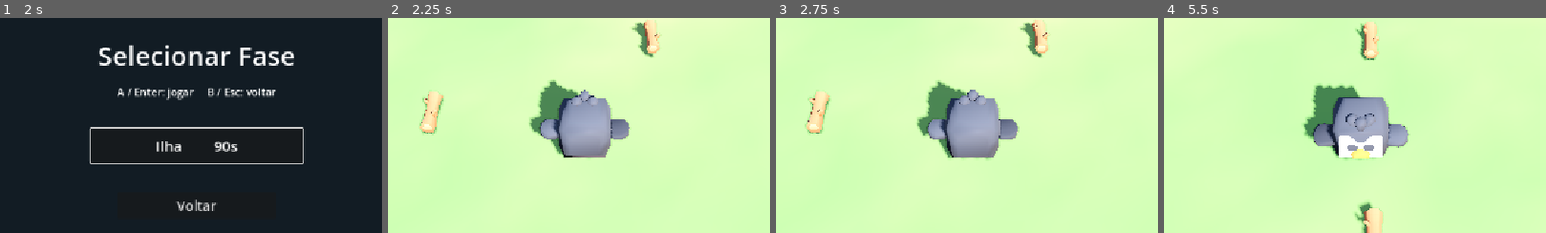
Above: before the commit, frames 1-4 (left to right).
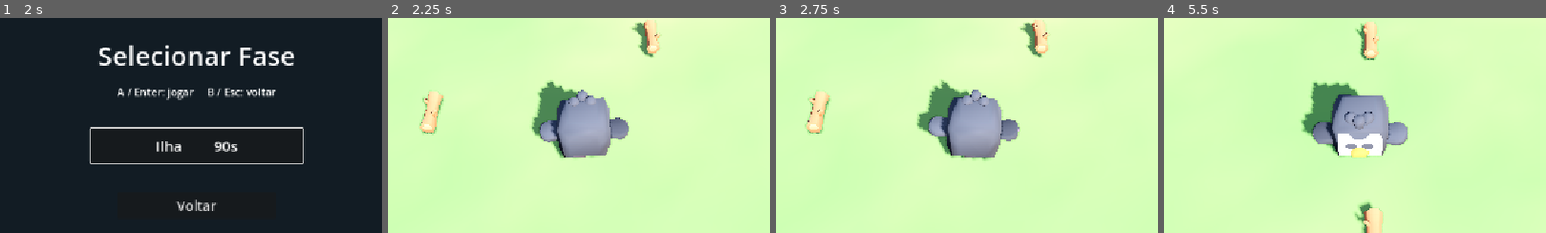
Above: after the commit, the same moments.

Repository: Hashiramaz/multiplayer-godot
Game: Godot game, scene res://scenes/menu/MainMenu.tscn
Two runs of this game, one before a commit and one after it. Both use one fixed random seed, a clock stepped at 60 frames per second and the inputs below.
Inputs (mouse positions are % of the whole screen's width and height, from its top left):
- Up to frame 1 (2 s): click "Jogar" at 0.5 s; tap Enter at 1.25 s; move the mouse to (45, 70) at 1.27 s; hold W from 1.28 s (still down); tap Q at 1.35 s; click (45, 70) at 1.42 s; tap Space at 1.52 s
- Up to frame 2 (2.25 s): release W at 2 s; click "Ilha 90s" at 2 s
- Up to frame 3 (2.75 s): no input
- Up to frame 4 (5.5 s): drag from (80, 65) to (45, 70) at 2.77 s; move the mouse to (20, 35) at 3.52 s; hold A 3.53-4.25 s; tap Delete at 3.6 s; drag from (55, 50) to (20, 35) at 4.27 s; move the mouse to (35, 25) at 5.02 s; hold S from 5.03 s (still down); tap Keypad Enter at 5.1 s; tap Space at 5.27 s
The pictures show only the part of the screen within x 24-74%, y 24-74%; the shares and areas given below are measured in that part.

Frame 1 is identical in both runs. In frame 2, 1.1% of the frame differs, in the area x 36-64%, y 28-66%; in frame 3, 1.2%; in frame 4, 1.8%, in the area x 35-64%, y 29-67%.

Commit message:
Anima o pinguim: idle/walk pela velocidade + eat no pickup
Usa as animacoes embutidas no FBX (animal-penguin) via o AnimationPlayer
importado, localizado por find_child. idle/walk em loop trocadas pela
velocidade planar; eat como one-shot disparada ao pegar o tronco, com
retorno a locomocao no animation_finished.

Co-Authored-By: Claude Opus 4.8 <noreply@anthropic.com>

Diff:
--- a/scripts/player/player.gd
+++ b/scripts/player/player.gd
@@ -11,10 +11,21 @@
 const GRAVITY: float = 20.0
 const DROP_HEIGHT: float = 0.25 ## Rest height of a dropped item on the floor.
 
+## Clipes de animação embutidos no FBX do pinguim (nomes vindos dos "takes" do FBX).
+const ANIM_IDLE := &"idle"
+const ANIM_WALK := &"walk"
+const ANIM_EAT := &"eat"
+## Velocidade planar (m/s) a partir da qual o pinguim troca idle -> walk.
+const WALK_ANIM_SPEED: float = 0.5
+## Crossfade entre clipes, em segundos.
+const ANIM_BLEND: float = 0.15
+
 var device: int = PlayerInput.DEVICE_NONE
 var player_color: Color = Color.WHITE
 var _input: PlayerInput
 var _carried: Node3D = null
+var _anim: AnimationPlayer = null
+var _playing_action: bool = false ## True enquanto uma ação one-shot (ex.: eat) toca.
 
 @onready var pivot: Node3D = $Pivot
 @onready var hold_point: Node3D = $Pivot/HoldPoint
@@ -23,6 +34,7 @@
 func _ready() -> void:
 	add_to_group("players")
 	_input = PlayerInput.new(device)
+	_setup_animations()
 
 func set_device(new_device: int) -> void:
 	device = new_device
@@ -49,6 +61,7 @@
 
 	move_and_slide()
 	_face_direction(dir, delta)
+	_update_locomotion_anim()
 
 	if _input.interact_just_pressed():
 		_interact()
@@ -98,6 +111,7 @@
 	item.get_parent().remove_child(item)
 	hold_point.add_child(item)
 	item.transform = Transform3D.IDENTITY
+	_play_action(ANIM_EAT)
 
 func _deliver_or_drop() -> void:
 	var kind := ""
@@ -137,6 +151,59 @@
 	if item.has_method("set_held"):
 		item.set_held(false)
 
+# --- Animation ------------------------------------------------------------
+# O FBX do pinguim traz um AnimationPlayer com os clipes (idle/walk/eat/...).
+# Em vez de fixar o caminho do nó, procuramos por ele: assim nada quebra se a
+# hierarquia do modelo importado mudar num reimport.
+
+func _setup_animations() -> void:
+	_anim = find_child("AnimationPlayer", true, false) as AnimationPlayer
+	if _anim == null:
+		push_warning("Player: AnimationPlayer não encontrado dentro do modelo do pinguim.")
+		return
+	# FBX não traz info de loop; definimos aqui. eat é one-shot (sem loop) para
+	# que 'animation_finished' dispare e a locomoção retome.
+	_set_loop(ANIM_IDLE, true)
+	_set_loop(ANIM_WALK, true)
+	_set_loop(ANIM_EAT, false)
+
+	var missing: Array = []
+	for a in [ANIM_IDLE, ANIM_WALK, ANIM_EAT]:
+		if not _anim.has_animation(a):
+			missing.append(a)
+	if not missing.is_empty():
+		push_warning("Player: clipes ausentes %s. Disponíveis: %s" % [missing, _anim.get_animation_list()])
+
+	_anim.animation_finished.connect(_on_animation_finished)
+	if _anim.has_animation(ANIM_IDLE):
+		_anim.play(ANIM_IDLE)
+
+func _set_loop(anim_name: StringName, looped: bool) -> void:
+	if not _anim.has_animation(anim_name):
+		return
+	_anim.get_animation(anim_name).loop_mode = Animation.LOOP_LINEAR if looped else Animation.LOOP_NONE
+
+## Escolhe idle vs walk pela velocidade no plano; não mexe enquanto uma ação toca.
+func _update_locomotion_anim() -> void:
+	if _anim == null or _playing_action:
+		return
+	var planar_speed := Vector2(velocity.x, velocity.z).length()
+	var want := ANIM_WALK if planar_speed > WALK_ANIM_SPEED else ANIM_IDLE
+	if _anim.has_animation(want) and _anim.current_animation != want:
+		_anim.play(want, ANIM_BLEND)
+
+## Toca um clipe one-shot (ex.: eat) por cima da locomoção.
+func _play_action(anim_name: StringName) -> void:
+	if _anim == null or not _anim.has_animation(anim_name):
+		return
+	_playing_action = true
+	_anim.play(anim_name, ANIM_BLEND)
+
+func _on_animation_finished(anim_name: StringName) -> void:
+	if anim_name == ANIM_EAT:
+		# Locomoção volta a decidir idle/walk no próximo _physics_process.
+		_playing_action = false
+
 ## Nearest overlapping Area3D that belongs to `group` (carriables/stations are areas).
 func _nearest_in_group(group: String) -> Node3D:
 	var best: Node3D = null
